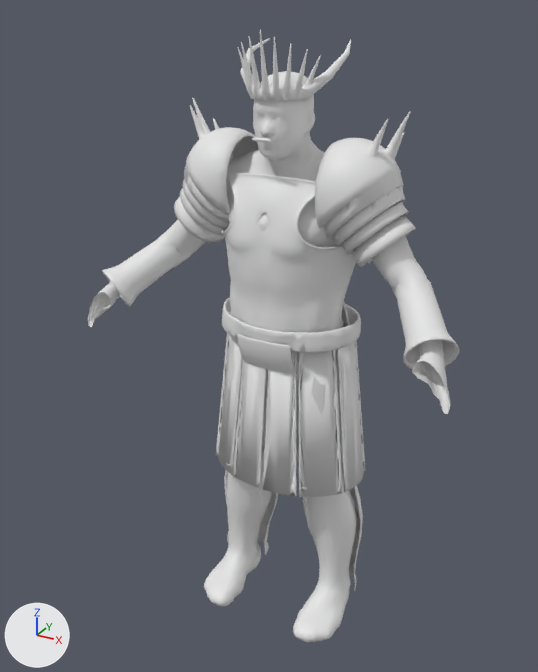
An edit to the glTF model eclipse/public/assets/chars/ignaroth/ignaroth.glb, drawn before and after from the same camera.
One viewpoint serves both versions: a camera (50 mm lens) standing at (1.33, -2.6, 2.62) and looking at (-0.11, 0.02, 1.31). Lighting does not change. The marker at lower left points along +X, +Y and +Z. The older version comes first. Vertices at exactly the same position are counted once.

Objects in the first picture: 'ignaroth_gear'.
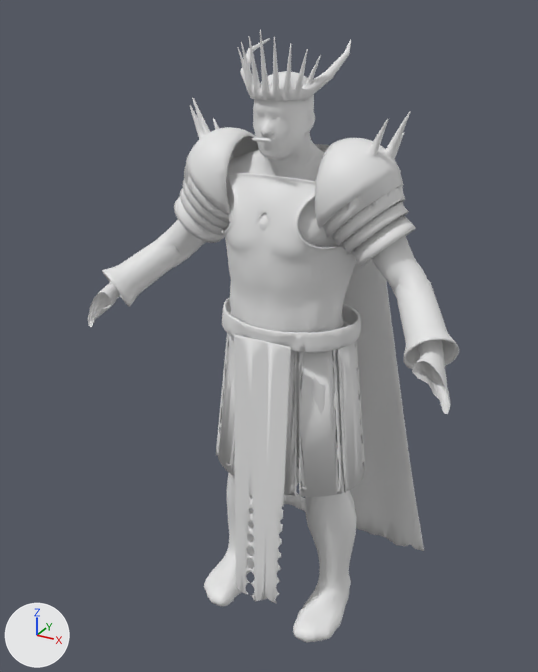
The edits, one by one:
me_magma_hi_001 is used by ob_ignaroth_gear; location (0.0, 0.0, 0.0).
me_magma_hi_001 had 30621 vertices, 57845 faces and spanned x -0.8..0.8, y -0.36..0.28, z -0.01..2.56.
me_magma_hi_001 now has 30617 vertices, 57846 faces and spans x -0.8..0.8, y -0.36..0.48, z -0.01..2.56.
me_magma_hi_001 part 1: a new loose piece of 2148 vertices spanning x -0.55..0.55, y 0.25..0.48, z 0.06..2.04, in mat_m_ignaroth_gear (white #e7e7e7).
me_magma_hi_001 part 2: a new loose piece of 356 vertices spanning x -0.26..0.26, y 0.11..0.22, z 1.98..2.13, in mat_m_ignaroth_gear (white #e7e7e7).
me_magma_hi_001 part 3: 25 vertices moved from x -0.12..0.09, y -0.24..-0.14, z 1.24..1.41 to x -0.12..0.13, y -0.28..-0.24, z 0.69..1.41; 3761 vertices removed from x -0.38..0.36, y -0.24..0.2, z 0.05..2.06; 1256 vertices added at x -0.13..0.13, y -0.3..-0.24, z 0.12..1.41.
Other edits to the shape of me_magma_hi_001 do not show in these pictures.

Pixel boxes [x1, y1, x2, y2] of what changed, in the pictures (538 x 672 px):
part 1 of me_magma_hi_001, added: after [284, 261, 424, 551]
part 2 of me_magma_hi_001, added (mostly hidden): after [315, 144, 330, 153]
part 3 of me_magma_hi_001, built on: before [224, 302, 363, 591]; after [234, 335, 291, 603]
